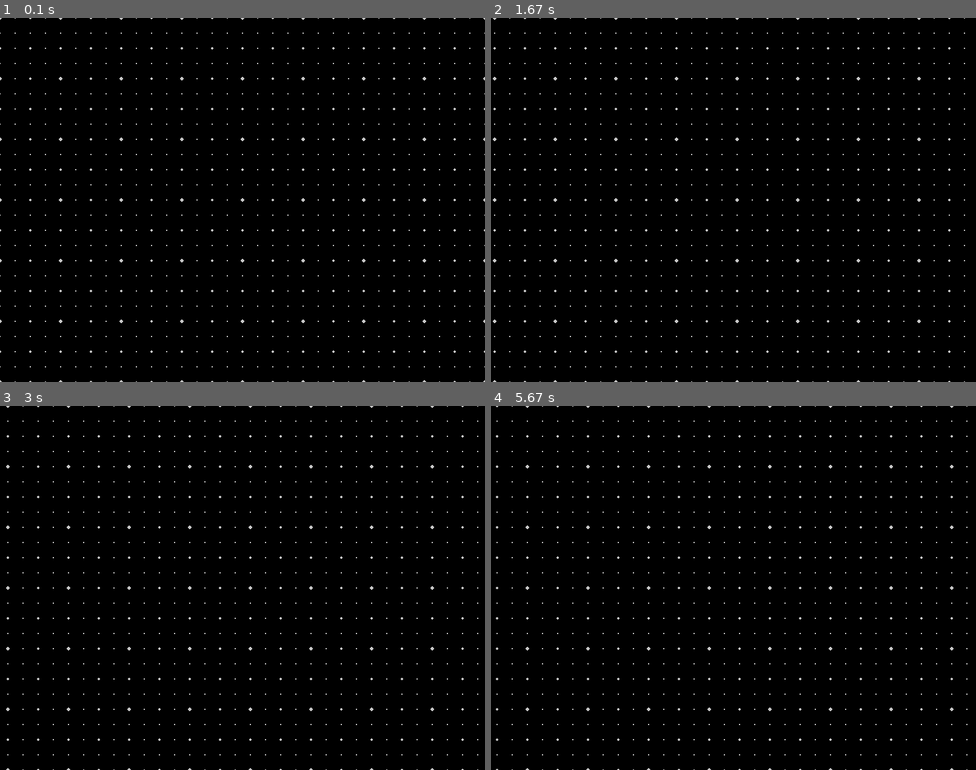
Above: before the commit, frames 1-4 (two rows, left to right).
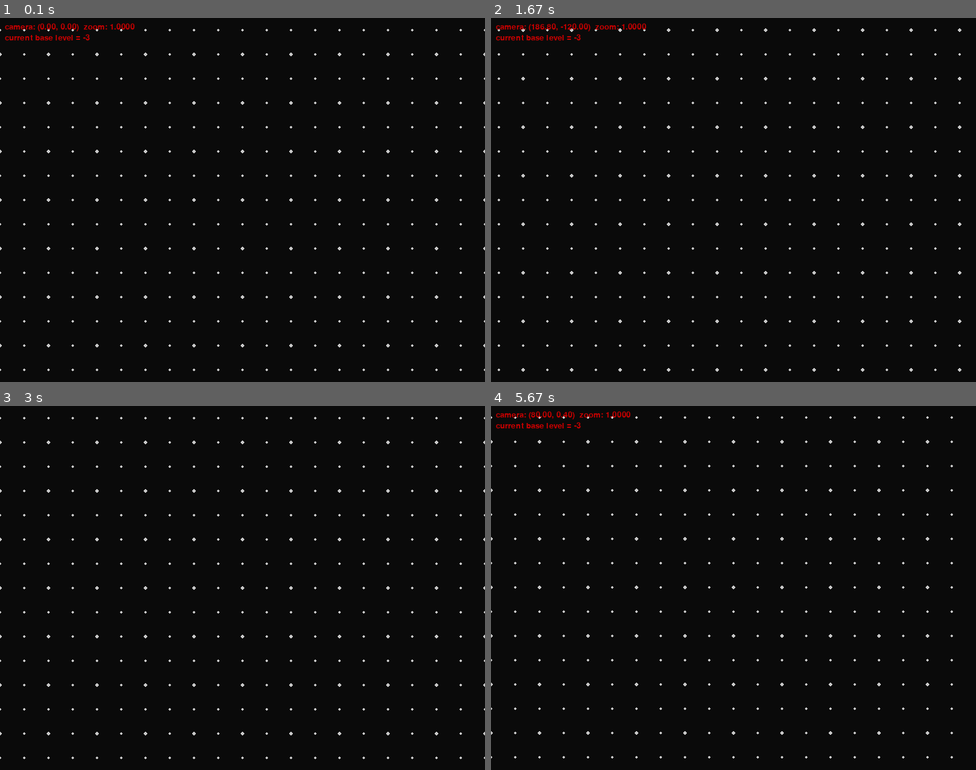
Above: after the commit, the same moments.

Repository: Rigo2000/spacetimecurves
Game: pygame game, started from python1.py
Two runs of this game, one before a commit and one after it. Both use one fixed random seed, a clock stepped at 60 frames per second and the inputs below.
Inputs (mouse positions are in pixels of both pictures, inside the frame that each line leads up to):
- Up to frame 1 (0.1 s): no input
- Up to frame 2 (1.67 s): hold Right 0.33-0.8 s; move the mouse to (714, 214) at 0.37 s; press the mouse at (583, 287) at 0.87 s; move the mouse to (694, 178) at 0.97 s; release the mouse at (806, 72) at 1.1 s; hold W 1.17-1.47 s; move the mouse to (912, 327) at 1.2 s; right-click (709, 294) at 1.55 s
- Up to frame 3 (3 s): hold D 1.83-2.3 s; move the mouse to (247, 624) at 1.87 s; hold Left 2.33-2.87 s; move the mouse to (426, 726) at 2.37 s; hold S from 2.9 s (still down); move the mouse to (164, 467) at 2.93 s
- Up to frame 4 (5.67 s): release S at 3.2 s; hold Left 3.23-3.63 s; move the mouse to (549, 507) at 3.27 s; hold W 3.67-4.03 s; move the mouse to (578, 624) at 3.7 s; hold Right 4.07-4.7 s; move the mouse to (903, 660) at 4.1 s; hold S 4.73-5.1 s; move the mouse to (752, 573) at 4.77 s; hold Left 5.13-5.6 s; move the mouse to (592, 566) at 5.17 s; hold D from 5.63 s (still down)

The runs differ from the first frame. In frame 1, 2.3% of the frame differs, in the area x 0-100%, y 0-100%; in frame 2, 2.4%, in the area x 0-98%, y 0-100%; in frame 3, 2.0%; in frame 4, 2.3%.

Commit message:
Rendering works perfectly now

Diff:
--- a/python1.py
+++ b/python1.py
@@ -1,102 +1,149 @@
-import pygame
-import sys
-import math
+import pygame, sys, math
 
 pygame.init()
-
 WIDTH, HEIGHT = 800, 600
 screen = pygame.display.set_mode((WIDTH, HEIGHT))
 clock = pygame.time.Clock()
+font = pygame.font.SysFont(None, 20)
 
 # Camera state
-camera_x, camera_y = 0, 0
-camera_zoom = 1.0  # 1 = 100%, >1 = zoom in, <1 = zoom out
+camera_x, camera_y = 0.0, 0.0
+camera_zoom = 1.0
 
-# Grid base spacing
-BASE_SPACING = 100
+# Grid constants
+BASE_SPACING = 10.0    # world spacing at absolute Level 0
+TARGET_SPACING_PX = 100.0  # preferred on-screen spacing for "current level"
+MAX_REL_LEVELS = 2     # number of finer levels to draw
+R_MIN, R_MAX = 1.0, 3.0
 
-R_MIN, R_MAX = 1.0, 3.0
-MIN_PX = 20.0                      # min on-screen spacing to draw a level
-MAX_PX = float(WIDTH)
+# Utilities
+def world_to_screen(wx, wy):
+    sx = (wx - camera_x) * camera_zoom + WIDTH * 0.5
+    sy = (wy - camera_y) * camera_zoom + HEIGHT * 0.5
+    return sx, sy
+
+def screen_to_world(sx, sy):
+    wx = (sx - WIDTH * 0.5) / camera_zoom + camera_x
+    wy = (sy - HEIGHT * 0.5) / camera_zoom + camera_y
+    return wx, wy
 
 def level_to_spacing(L):
     return BASE_SPACING / (2 ** L)
 
-def visible_level_range(zoom):
-    a = math.log2((BASE_SPACING * zoom) / MAX_PX)
-    b = math.log2((BASE_SPACING * zoom) / MIN_PX)
-    L_min = max(0, math.ceil(a))
-    L_max = max(L_min, math.floor(b))
-    return L_min, L_max
+def compute_current_level(zoom):
+    # Solve spacing * zoom ≈ target
+    val = (BASE_SPACING * zoom) / TARGET_SPACING_PX
+    if val <= 0:
+        return 0
+    return round(math.log2(val))   # allow negative results too
 
-def level_screen_radius(L, zoom):
-    r_world = R_MIN + (R_MAX - R_MIN) * (0.5 ** L)
-    r_screen = r_world * zoom
+def relative_radius(rel_level):
+    # Relative 0 = biggest (≈ R_MAX), then halves each finer level
+    radius = R_MAX * (0.7 ** rel_level)  # 0.7 factor makes smoother decay
+    return max(R_MIN, min(R_MAX, radius))
 
-    return max(R_MIN, min(R_MAX, r_screen))
+def draw_grid_level(spacing, radius_px):
+    # Compute world bounds
+    left = camera_x - (WIDTH * 0.5) / camera_zoom
+    right = camera_x + (WIDTH * 0.5) / camera_zoom
+    top = camera_y - (HEIGHT * 0.5) / camera_zoom
+    bottom = camera_y + (HEIGHT * 0.5) / camera_zoom
 
-def world_to_screen(wx, wy):
-    """Convert world coordinates to screen coordinates based on camera."""
-    sx = (wx - camera_x) * camera_zoom + WIDTH // 2
-    sy = (wy - camera_y) * camera_zoom + HEIGHT // 2
-    return sx, sy
-
-def draw_grid():
-    L_min, L_max = visible_level_range(camera_zoom)
-    # draw coarse → fine (optional order)
-    for L in range(L_min, L_max + 1):
-        spacing = level_to_spacing(L)
-        draw_grid_level(spacing, L)
-
-def draw_grid_level(spacing, L):
-    radius = level_screen_radius(L, camera_zoom)
-
-    left = camera_x - (WIDTH  / 2) / camera_zoom
-    right = camera_x + (WIDTH  / 2) / camera_zoom
-    top =  camera_y - (HEIGHT / 2) / camera_zoom
-    bottom= camera_y + (HEIGHT / 2) / camera_zoom
-
+    # First aligned grid dot
     start_x = math.floor(left / spacing) * spacing
-    start_y = math.floor(top  / spacing) * spacing
+    start_y = math.floor(top / spacing) * spacing
 
     x = start_x
     while x <= right:
         y = start_y
         while y <= bottom:
             sx, sy = world_to_screen(x, y)
-            pygame.draw.circle(screen, (200, 200, 200), (int(sx), int(sy)), int(radius))
+            if -10 <= sx <= WIDTH + 10 and -10 <= sy <= HEIGHT + 10:
+                pygame.draw.circle(screen, (200, 200, 200), (int(sx), int(sy)), int(radius_px))
             y += spacing
         x += spacing
+
+def draw_grid():
+    L_current = compute_current_level(camera_zoom)
+    for rel in range(MAX_REL_LEVELS):
+        L = L_current + rel
+        spacing = level_to_spacing(L)   # works for negative too
+        radius = relative_radius(rel)
+        draw_grid_level(spacing, radius)
+
+def debug_overlay():
+    L_current = compute_current_level(camera_zoom)
+    lines = [
+        f"camera: ({camera_x:.2f}, {camera_y:.2f})  zoom: {camera_zoom:.4f}",
+        f"current base level = {L_current}"
+    ]
+    y = 8
+    for line in lines:
+        surf = font.render(line, True, (200, 0, 0))
+        screen.blit(surf, (8, y))
+        y += 18
+
+# Panning
+panning = False
+pan_last_mouse = (0, 0)
+show_debug = True
 
 # Main loop
 running = True
 while running:
-    dt = clock.tick(60) / 1000
+    dt = clock.tick(60) / 1000.0
 
     for event in pygame.event.get():
         if event.type == pygame.QUIT:
             running = False
+
         elif event.type == pygame.MOUSEWHEEL:
-            if event.y > 0:
-                camera_zoom += event.y * 0.1
-            elif event.y < 0:
-                camera_zoom -= abs(event.y * 0.1)
+            mx, my = pygame.mouse.get_pos()
+            before_wx, before_wy = screen_to_world(mx, my)
+            factor = 1.1 ** event.y
+            camera_zoom *= factor
+            camera_zoom = max(0.001, min(1000.0, camera_zoom))
+            # Adjust camera so the world point under the cursor stays fixed
+            camera_x, camera_y = before_wx - (mx - WIDTH * 0.5) / camera_zoom, before_wy - (my - HEIGHT * 0.5) / camera_zoom
 
-    # Camera movement
+        elif event.type == pygame.MOUSEBUTTONDOWN:
+            if event.button == 3:
+                panning = True
+                pan_last_mouse = pygame.mouse.get_pos()
+
+        elif event.type == pygame.MOUSEBUTTONUP:
+            if event.button == 3:
+                panning = False
+
+        elif event.type == pygame.MOUSEMOTION:
+            if panning:
+                mx, my = pygame.mouse.get_pos()
+                dx, dy = mx - pan_last_mouse[0], my - pan_last_mouse[1]
+                camera_x -= dx / camera_zoom
+                camera_y -= dy / camera_zoom
+                pan_last_mouse = (mx, my)
+
+        elif event.type == pygame.KEYDOWN:
+            if event.key == pygame.K_d:
+                show_debug = not show_debug
+
+    # Keyboard movement
     keys = pygame.key.get_pressed()
-    speed = 200 / camera_zoom * dt
-    if keys[pygame.K_LEFT]:
-        camera_x -= speed
-    if keys[pygame.K_RIGHT]:
-        camera_x += speed
-    if keys[pygame.K_UP]:
-        camera_y -= speed
-    if keys[pygame.K_DOWN]:
-        camera_y += speed
+    move_speed = 400 / camera_zoom * dt
+    if keys[pygame.K_LEFT] or keys[pygame.K_a]:
+        camera_x -= move_speed
+    if keys[pygame.K_RIGHT] or keys[pygame.K_d]:
+        camera_x += move_speed
+    if keys[pygame.K_UP] or keys[pygame.K_w]:
+        camera_y -= move_speed
+    if keys[pygame.K_DOWN] or keys[pygame.K_s]:
+        camera_y += move_speed
 
     # Draw
-    screen.fill((0, 0, 0))
+    screen.fill((10, 10, 10))
     draw_grid()
+    if show_debug:
+        debug_overlay()
     pygame.display.flip()
 
 pygame.quit()
